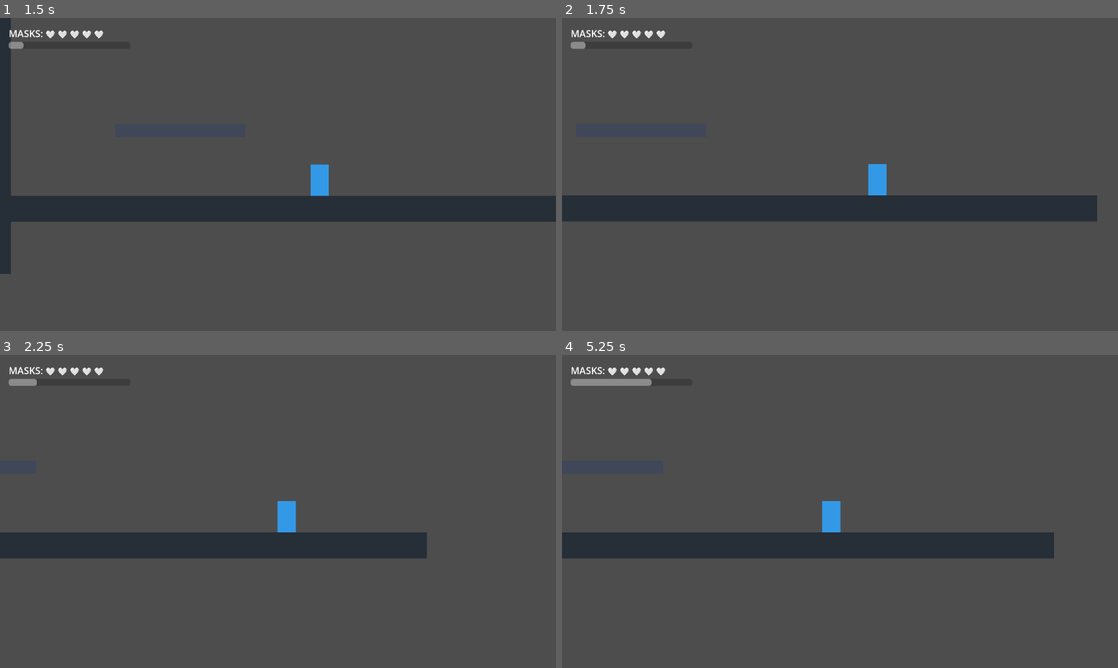
Above: before the commit, frames 1-4 (two rows, left to right).
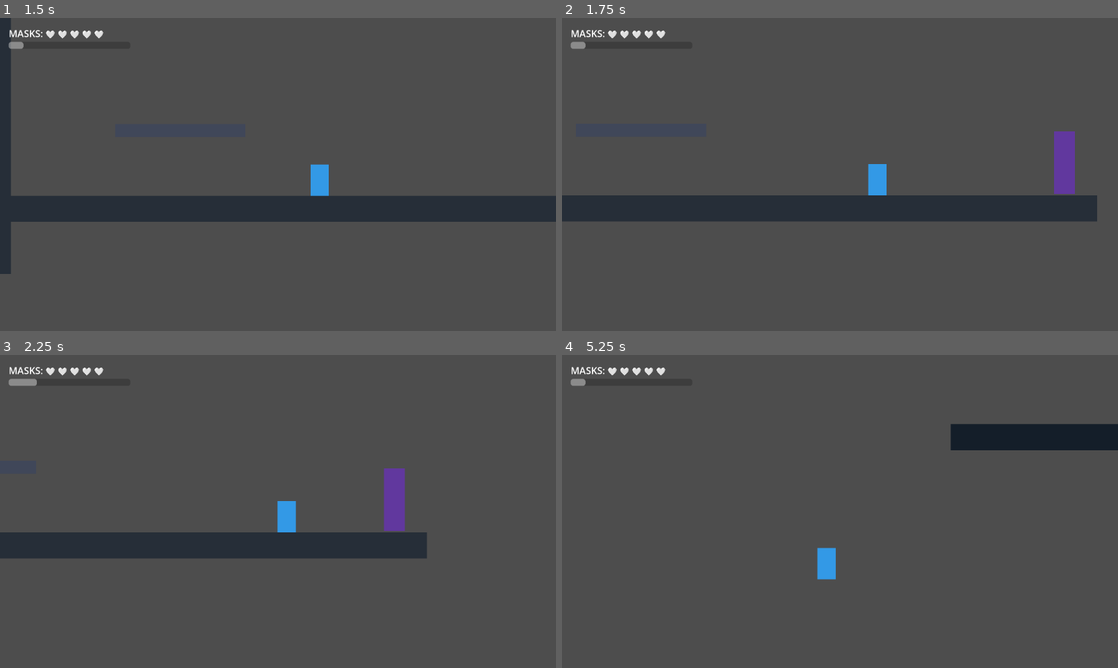
Above: after the commit, the same moments.

Repository: louisfghbvc/hoh-game-studio
Game: Godot game, scene res://scenes/main.tscn
The game is run twice, just before and just after one commit, with the same random seed, the same clock (stepped at 60 frames per second) and the same inputs.
Inputs (mouse positions are in pixels of both pictures, inside the frame that each line leads up to):
- Up to frame 1 (1.5 s): tap Enter (ui_accept) at 0.5, 0.77 s; move the mouse to (400, 158) at 0.52 s; hold Q 0.53-1.28 s; hold Right (ui_right) from 0.53 s (still down); click (400, 158) at 0.67 s; move the mouse to (166, 190) at 1.27 s; tap Shift at 1.35 s
- Up to frame 2 (1.75 s): keep holding Right (ui_right); tap Enter (ui_accept) at 1.52 s
- Up to frame 3 (2.25 s): move the mouse to (333, 442) at 2.02 s; release Right (ui_right) at 2.03 s; hold Left (ui_left) from 2.03 s (still down); hold J from 2.03 s (still down)
- Up to frame 4 (5.25 s): move the mouse to (812, 574) at 2.77 s; release Left (ui_left) at 2.78 s; release J at 2.78 s; hold Right (ui_right) 2.78-4.28 s; tap Z at 2.85 s; click (812, 574) at 2.92 s; tap Enter (ui_accept) at 3.02, 3.77, 4.52 s; move the mouse to (1006, 558) at 3.52 s; hold Q 3.53-4.28 s; tap Escape (ui_cancel) at 4.15 s; move the mouse to (673, 464) at 4.27 s; hold Left (ui_left) 4.28-5.03 s; tap Shift at 4.35 s; move the mouse to (867, 511) at 5.02 s; hold Right (ui_right) from 5.03 s (still down); hold J from 5.03 s (still down); click (867, 511) at 5.17 s

Frame 1 is identical in both runs. In frame 2, 0.8% of the frame differs, in the area x 88-93%, y 36-57%; in frame 3, 0.8%; in frame 4, 11%, in the area x 0-100%, y 7-72%.

Commit message:
hoh(loops 016-020): Phase 5 Complete - add map portal, level 2 deep caverns, minimap UI and pause menu

Diff:
--- /dev/null
+++ b/game/scenes/deep_caverns.tscn
@@ -0,0 +1,50 @@
+[gd_scene load_steps=5 format=3 uid="uid://bcaverns_void_knight_001"]
+
+[ext_resource type="PackedScene" path="res://scenes/player.tscn" id="1_player_scene"]
+[ext_resource type="PackedScene" path="res://scenes/hud.tscn" id="2_hud_scene"]
+[ext_resource type="PackedScene" path="res://scenes/ability_item.tscn" id="3_ability_scene"]
+
+[sub_resource type="RectangleShape2D" id="RectangleShape2D_cavern_box"]
+size = Vector2(1400, 40)
+
+[node name="DeepCaverns" type="Node2D"]
+
+[node name="HUD" parent="." instance=ExtResource("2_hud_scene")]
+
+[node name="Environment" type="Node2D" parent="."]
+
+[node name="CavernFloor" type="StaticBody2D" parent="Environment"]
+position = Vector2(700, 520)
+collision_layer = 1
+collision_mask = 0
+
+[node name="ColorRect" type="ColorRect" parent="Environment/CavernFloor"]
+offset_left = -700.0
+offset_top = -20.0
+offset_right = 700.0
+offset_bottom = 20.0
+color = Color(0.08, 0.12, 0.16, 1)
+
+[node name="CollisionShape2D" type="CollisionShape2D" parent="Environment/CavernFloor"]
+shape = SubResource("RectangleShape2D_cavern_box")
+
+[node name="HighLedge" type="StaticBody2D" parent="Environment"]
+position = Vector2(500, 320)
+collision_layer = 1
+collision_mask = 0
+
+[node name="ColorRect" type="ColorRect" parent="Environment/HighLedge"]
+offset_left = -120.0
+offset_top = -10.0
+offset_right = 120.0
+offset_bottom = 10.0
+color = Color(0.12, 0.18, 0.25, 1)
+
+[node name="CollisionShape2D" type="CollisionShape2D" parent="Environment/HighLedge"]
+shape = SubResource("RectangleShape2D_cavern_box")
+
+[node name="AbilityItem" parent="." instance=ExtResource("3_ability_scene")]
+position = Vector2(500, 280)
+
+[node name="Player" parent="." instance=ExtResource("1_player_scene")]
+position = Vector2(150, 450)
--- a/game/scenes/main.tscn
+++ b/game/scenes/main.tscn
@@ -1,7 +1,10 @@
-[gd_scene load_steps=4 format=3 uid="uid://bmain_void_knight_001"]
+[gd_scene load_steps=6 format=3 uid="uid://bmain_void_knight_001"]
 
 [ext_resource type="PackedScene" path="res://scenes/player.tscn" id="1_player_scene"]
 [ext_resource type="PackedScene" path="res://scenes/hud.tscn" id="2_hud_scene"]
+[ext_resource type="PackedScene" path="res://scenes/minimap_ui.tscn" id="3_minimap_scene"]
+[ext_resource type="PackedScene" path="res://scenes/pause_menu.tscn" id="4_pause_scene"]
+[ext_resource type="PackedScene" path="res://scenes/scene_transition.tscn" id="5_trans_scene"]
 
 [sub_resource type="RectangleShape2D" id="RectangleShape2D_box"]
 size = Vector2(1000, 40)
@@ -9,6 +12,13 @@
 [node name="Main" type="Node2D"]
 
 [node name="HUD" parent="." instance=ExtResource("2_hud_scene")]
+
+[node name="MinimapUI" parent="." instance=ExtResource("3_minimap_scene")]
+
+[node name="PauseMenu" parent="." instance=ExtResource("4_pause_scene")]
+
+[node name="SceneTransitionDoor" parent="." instance=ExtResource("5_trans_scene")]
+position = Vector2(1050, 430)
 
 [node name="Environment" type="Node2D" parent="."]
 
--- /dev/null
+++ b/game/scenes/minimap_ui.tscn
@@ -0,0 +1,50 @@
+[gd_scene load_steps=2 format=3 uid="uid://bminimap_void_knight_001"]
+
+[ext_resource type="Script" path="res://scripts/minimap_ui.gd" id="1_minimap_script"]
+
+[node name="MinimapUI" type="Control"]
+layout_mode = 3
+anchors_preset = 1
+anchor_left = 1.0
+anchor_right = 1.0
+offset_left = -220.0
+offset_top = 20.0
+offset_right = -20.0
+offset_bottom = 90.0
+grow_horizontal = 0
+script = ExtResource("1_minimap_script")
+
+[node name="Panel" type="Panel" parent="."]
+layout_mode = 1
+anchors_preset = 15
+anchor_right = 1.0
+anchor_bottom = 1.0
+grow_horizontal = 2
+grow_vertical = 2
+
+[node name="LocationLabel" type="Label" parent="Panel"]
+layout_mode = 1
+anchors_preset = 10
+anchor_right = 1.0
+offset_left = 10.0
+offset_top = 8.0
+offset_right = -10.0
+offset_bottom = 32.0
+grow_horizontal = 2
+theme_override_font_sizes/font_size = 14
+text = "ZONE: ANCIENT RUINS"
+
+[node name="CoordsLabel" type="Label" parent="Panel"]
+layout_mode = 1
+anchors_preset = 12
+anchor_top = 1.0
+anchor_right = 1.0
+anchor_bottom = 1.0
+offset_left = 10.0
+offset_top = -32.0
+offset_right = -10.0
+offset_bottom = -8.0
+grow_horizontal = 2
+grow_vertical = 0
+theme_override_font_sizes/font_size = 12
+text = "POS: (300, 450)"
--- /dev/null
+++ b/game/scenes/pause_menu.tscn
@@ -0,0 +1,43 @@
+[gd_scene load_steps=2 format=3 uid="uid://bpause_menu_void_knight_001"]
+
+[ext_resource type="Script" path="res://scripts/pause_menu.gd" id="1_pause_script"]
+
+[node name="PauseMenu" type="CanvasLayer"]
+process_mode = 3
+script = ExtResource("1_pause_script")
+
+[node name="ColorRect" type="ColorRect" parent="."]
+anchors_preset = 15
+anchor_right = 1.0
+anchor_bottom = 1.0
+grow_horizontal = 2
+grow_vertical = 2
+color = Color(0, 0, 0, 0.65)
+
+[node name="CenterContainer" type="CenterContainer" parent="."]
+anchors_preset = 15
+anchor_right = 1.0
+anchor_bottom = 1.0
+grow_horizontal = 2
+grow_vertical = 2
+
+[node name="VBoxContainer" type="VBoxContainer" parent="CenterContainer"]
+layout_mode = 2
+
+[node name="TitleLabel" type="Label" parent="CenterContainer/VBoxContainer"]
+layout_mode = 2
+theme_override_font_sizes/font_size = 36
+text = "PAUSED"
+horizontal_alignment = 1
+
+[node name="ResumeButton" type="Button" parent="CenterContainer/VBoxContainer"]
+custom_minimum_size = Vector2(200, 44)
+layout_mode = 2
+theme_override_font_sizes/font_size = 18
+text = "RESUME"
+
+[node name="MenuButton" type="Button" parent="CenterContainer/VBoxContainer"]
+custom_minimum_size = Vector2(200, 44)
+layout_mode = 2
+theme_override_font_sizes/font_size = 18
+text = "MAIN MENU"
--- /dev/null
+++ b/game/scenes/scene_transition.tscn
@@ -0,0 +1,21 @@
+[gd_scene load_steps=3 format=3 uid="uid://bdoor_trans_void_knight_001"]
+
+[ext_resource type="Script" path="res://scripts/scene_transition.gd" id="1_trans_script"]
+
+[sub_resource type="RectangleShape2D" id="RectangleShape2D_door"]
+size = Vector2(32, 96)
+
+[node name="SceneTransitionDoor" type="Area2D"]
+collision_layer = 0
+collision_mask = 2
+script = ExtResource("1_trans_script")
+
+[node name="ColorRect" type="ColorRect" parent="."]
+offset_left = -16.0
+offset_top = -48.0
+offset_right = 16.0
+offset_bottom = 48.0
+color = Color(0.4, 0.2, 0.7, 0.8)
+
+[node name="CollisionShape2D" type="CollisionShape2D" parent="."]
+shape = SubResource("RectangleShape2D_door")
--- /dev/null
+++ b/game/scripts/minimap_ui.gd
@@ -0,0 +1,15 @@
+extends Control
+class_name MinimapUI
+
+@onready var location_label: Label = $Panel/LocationLabel if has_node("Panel/LocationLabel") else null
+@onready var coords_label: Label = $Panel/CoordsLabel if has_node("Panel/CoordsLabel") else null
+
+func _process(_delta: float) -> void:
+	var player = get_tree().get_first_node_in_group("player")
+	if player:
+		var scene_name = get_tree().current_scene.name if get_tree().current_scene else "Unknown Zone"
+		if location_label:
+			location_label.text = "ZONE: " + scene_name.to_upper()
+		if coords_label:
+			var pos = player.global_position
+			coords_label.text = "POS: (%d, %d)" % [int(pos.x), int(pos.y)]
--- /dev/null
+++ b/game/scripts/pause_menu.gd
@@ -0,0 +1,28 @@
+extends CanvasLayer
+class_name PauseMenuUI
+
+@onready var resume_button: Button = $CenterContainer/VBoxContainer/ResumeButton if has_node("CenterContainer/VBoxContainer/ResumeButton") else null
+@onready var menu_button: Button = $CenterContainer/VBoxContainer/MenuButton if has_node("CenterContainer/VBoxContainer/MenuButton") else null
+
+func _ready() -> void:
+	visible = false
+	process_mode = PROCESS_MODE_ALWAYS
+	if resume_button:
+		resume_button.pressed.connect(_on_resume_pressed)
+	if menu_button:
+		menu_button.pressed.connect(_on_menu_pressed)
+
+func _unhandled_input(event: InputEvent) -> void:
+	if event.is_action_pressed("ui_cancel") or (event is InputEventKey and event.pressed and event.keycode == KEY_ESCAPE):
+		toggle_pause()
+
+func toggle_pause() -> void:
+	visible = not visible
+	get_tree().paused = visible
+
+func _on_resume_pressed() -> void:
+	toggle_pause()
+
+func _on_menu_pressed() -> void:
+	get_tree().paused = false
+	get_tree().change_scene_to_file("res://scenes/main_menu.tscn")
--- /dev/null
+++ b/game/scripts/scene_transition.gd
@@ -0,0 +1,13 @@
+extends Area2D
+class_name SceneTransitionDoor
+
+@export var target_scene_path: String = "res://scenes/deep_caverns.tscn"
+@export var spawn_position: Vector2 = Vector2(150, 450)
+
+func _ready() -> void:
+	body_entered.connect(_on_body_entered)
+
+func _on_body_entered(body: Node2D) -> void:
+	if body is VoidPlayer:
+		print("Transitioning to: " + target_scene_path)
+		get_tree().change_scene_to_file(target_scene_path)
Not shown, added: .gameloop/receipts/loop-0016/developer-e55a58c1807d.json
Not shown, added: .gameloop/receipts/loop-0016/planner-9c3dcd912592.json
Not shown, changed: .gameloop/vcs.json
